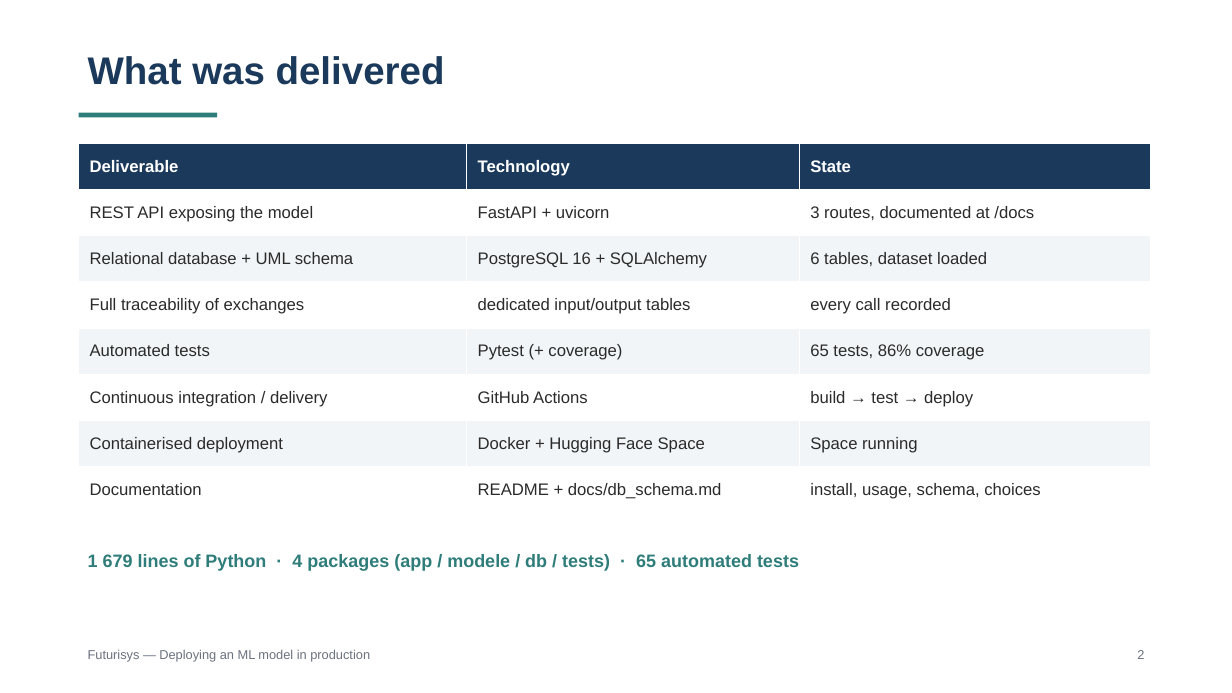
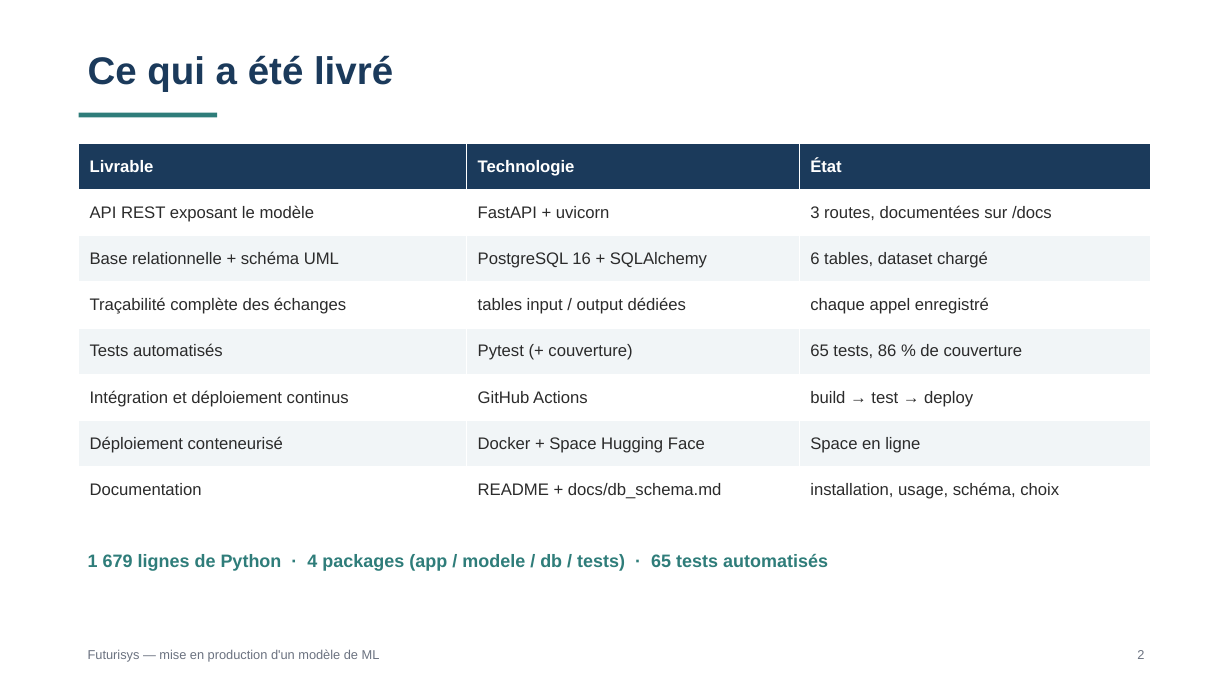
Before and after one commit to ankim21/Projet5_DEPLOYMENTML, a slide deck: slide 3 of docs/presentation_futurisys.pptx. Drawn at 1232x693 pixels with LibreOffice and Linux fonts; fonts in the diff are those of the drawing. Boxes give left, top, right and bottom in pixels: in the first picture for what was removed or moved away, otherwise in the second. Text is boxed around its words. In the diff, an @@ line names an element or a change of style, - is before the commit and + after.

```diff
--- a/docs/presentation_futurisys.pptx
+++ b/docs/presentation_futurisys.pptx
@@ text at [88, 55, 393, 92]: text changed @@
-What was delivered
+Ce qui a été livré
@@ table at [79, 143, 1151, 513] @@
-row 1: Deliverable | Technology | State
+row 1: Livrable | Technologie | État
-row 2, column 1: REST API exposing the model
+row 2, column 1: API REST exposant le modèle
-row 2, column 3: 3 routes, documented at /docs
+row 2, column 3: 3 routes, documentées sur /docs
-row 3, column 1: Relational database + UML schema
+row 3, column 1: Base relationnelle + schéma UML
-row 3, column 3: 6 tables, dataset loaded
+row 3, column 3: 6 tables, dataset chargé
-row 4: Full traceability of exchanges | dedicated input/output tables | every call recorded
+row 4: Traçabilité complète des échanges | tables input / output dédiées | chaque appel enregistré
-row 5: Automated tests | Pytest (+ coverage) | 65 tests, 86% coverage
+row 5: Tests automatisés | Pytest (+ couverture) | 65 tests, 86 % de couverture
-row 6, column 1: Continuous integration / delivery
+row 6, column 1: Intégration et déploiement continus
-row 7: Containerised deployment | Docker + Hugging Face Space | Space running
+row 7: Déploiement conteneurisé | Docker + Space Hugging Face | Space en ligne
-row 8, column 3: install, usage, schema, choices
+row 8, column 3: installation, usage, schéma, choix
@@ text at [88, 554, 828, 571]: text changed @@
-1 679 lines of Python · 4 packages (app / modele / db / tests) · 65 automated tests
+1 679 lignes de Python · 4 packages (app / modele / db / tests) · 65 tests automatisés
@@ text at [88, 649, 380, 662]: text changed @@
-Futurisys — Deploying an ML model in production
+Futurisys — mise en production d'un modèle de ML
```
Also in this commit, not shown: 15 other slides changed, 2 slides added, 2 slides removed.
